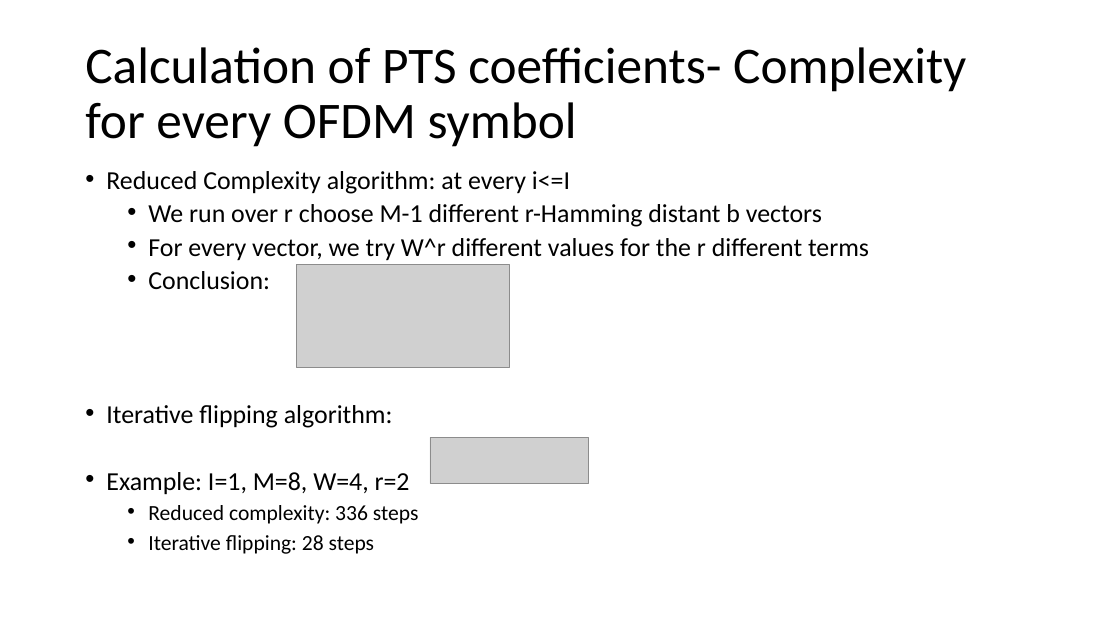
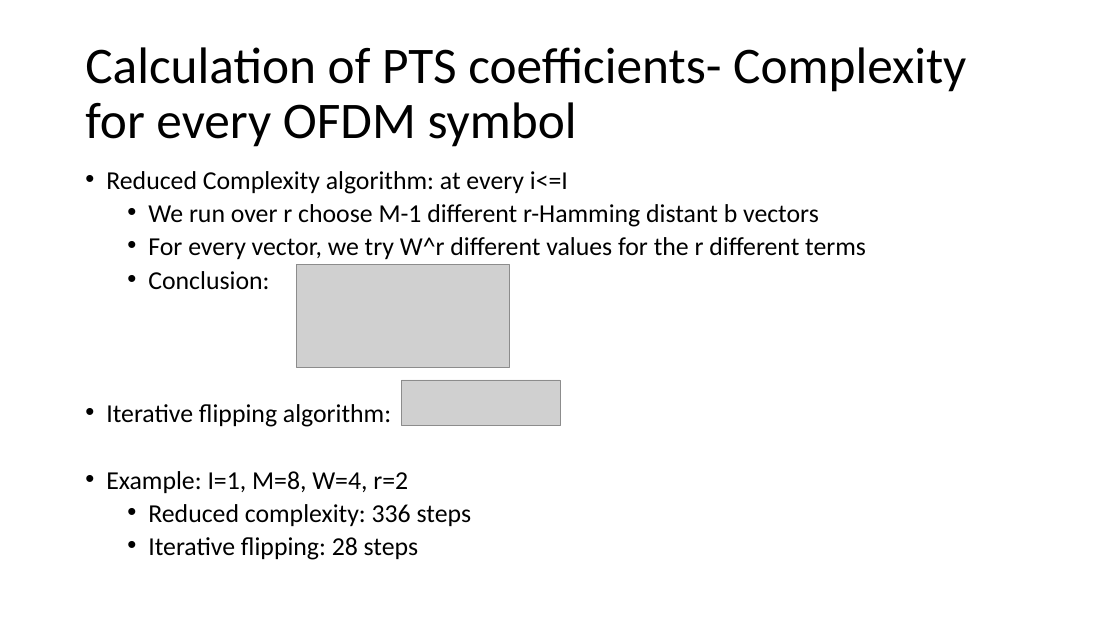
Before and after one commit to liorkissos/VLF-Simulations, a slide deck: slide 34 of PAPR Reduction- PTS.pptx (slide 35 before the commit). Drawn at 1120x630 pixels with LibreOffice and Linux fonts; fonts in the diff are those of the drawing; grey boxes stand for pictures. Boxes give left, top, right and bottom in pixels: in the first picture for what was removed or moved away, otherwise in the second. Text is boxed around its words. In the diff, an @@ line names an element or a change of style, - is before the commit and + after.

```diff
--- a/PAPR Reduction- PTS.pptx
+++ b/PAPR Reduction- PTS.pptx
@@ text "Reduced Complexity algorithm: at every ..." at box(106, 171, 866, 560): size 22.2 to 22.1 pt in "Reduced Complexity algorithm: at every i<=I", "We run over r choose M-1 different ...", "For every vector, we try W^r different ...", "Conclusion:" and 2 more places; size 18.5 to 22.1 pt in "Reduced complexity: 336 steps", "Iterative flipping: 28 steps" @@
@@ picture added at box(402, 380, 560, 426) @@
@@ picture removed at box(430, 438, 589, 484) @@
```
Also in this commit, not shown: 13 other slides changed, 3 slides added, 5 slides removed, 3 other files.
